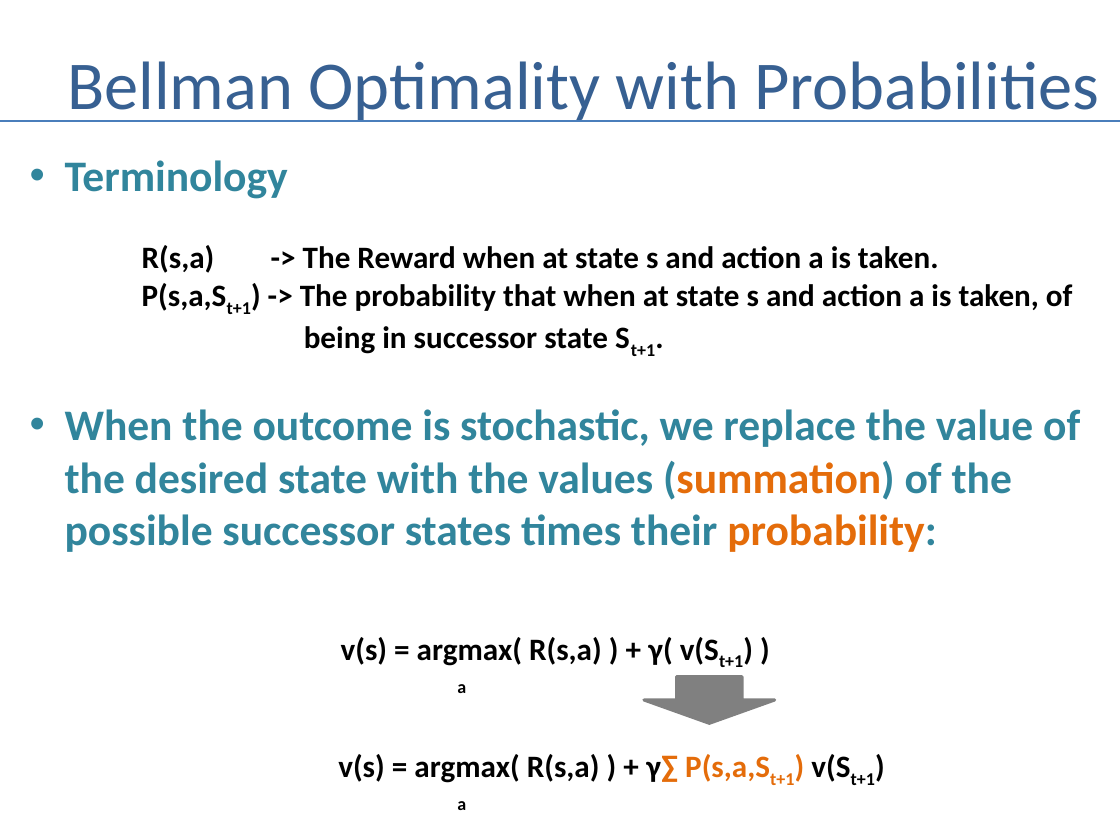
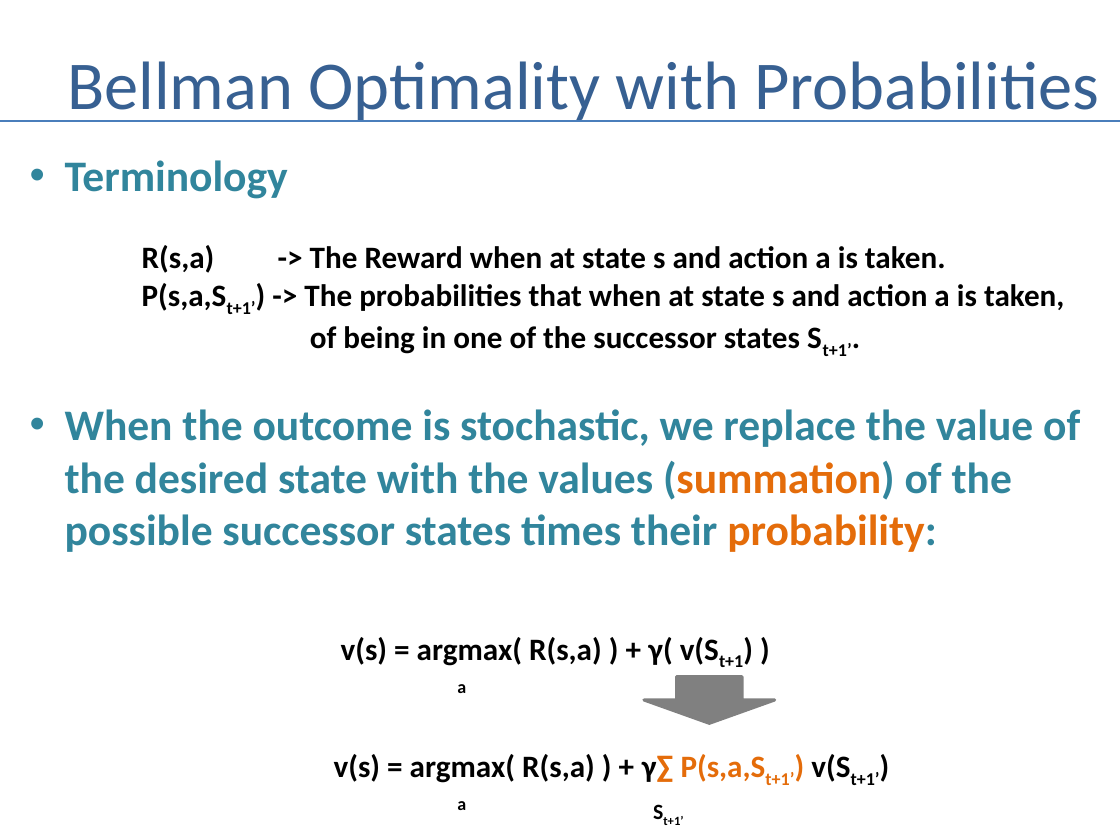
Before and after one commit to andrewferlitsch/Portland-Data-Science-Group, a slide deck: slide 10 of Presentations/AI - Bellman Intro.pptx. Drawn at 1120x840 pixels with LibreOffice and Linux fonts; fonts in the diff are those of the drawing. Boxes give left, top, right and bottom in pixels: in the first picture for what was removed or moved away, otherwise in the second. Text is boxed around its words. In the diff, an @@ line names an element or a change of style, - is before the commit and + after.

Commit message:
fine tune bellman pres

```diff
--- a/Presentations/AI - Bellman Intro.pptx
+++ b/Presentations/AI - Bellman Intro.pptx
@@ text at (x1=142, y1=245, x2=1064, y2=356): text changed @@
-R(s,a) -> The Reward when at state s and action a is taken.
-P(s,a,St+1) -> The probability that when at state s and action a is taken, of
-being in successor state St+1.
+R(s,a) -> The Reward when at state s and action a is taken.
+P(s,a,St+1’) -> The probabilities that when at state s and action a is taken,
+of being in one of the successor states St+1’.
@@ text at (x1=334, y1=754, x2=880, y2=825): text changed @@
-v(s) = argmax( R(s,a) ) + γ∑ P(s,a,St+1) v(St+1)
-a
+v(s) = argmax( R(s,a) ) + γ∑ P(s,a,St+1’) v(St+1’)
+a St+1’
```
